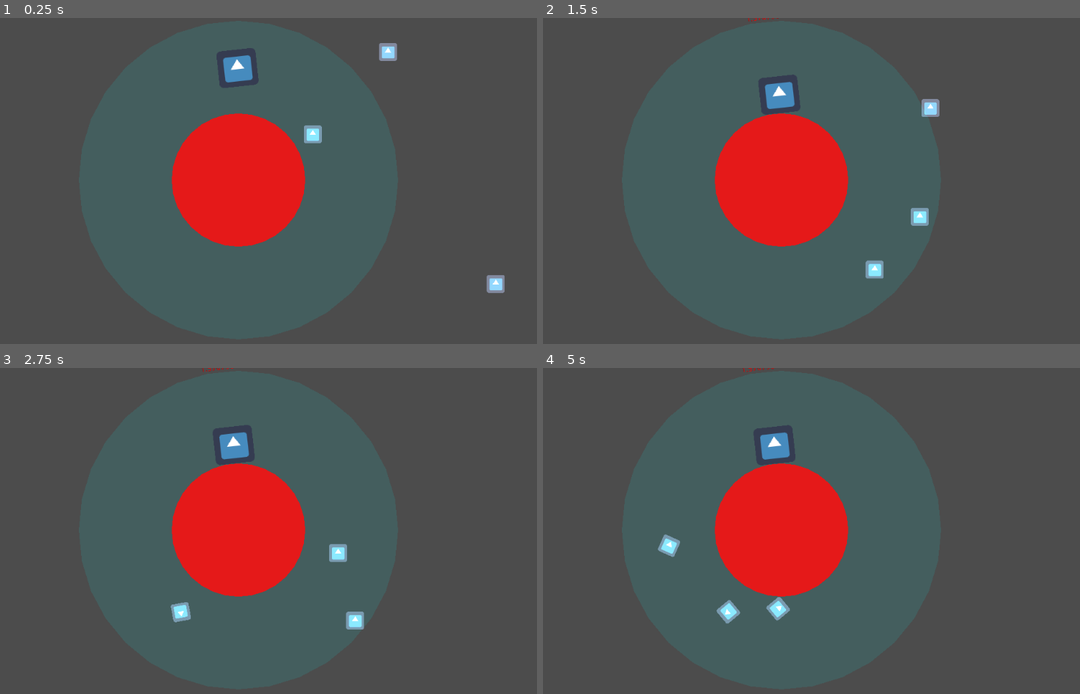
Above: before the commit, frames 1-4 (two rows, left to right).
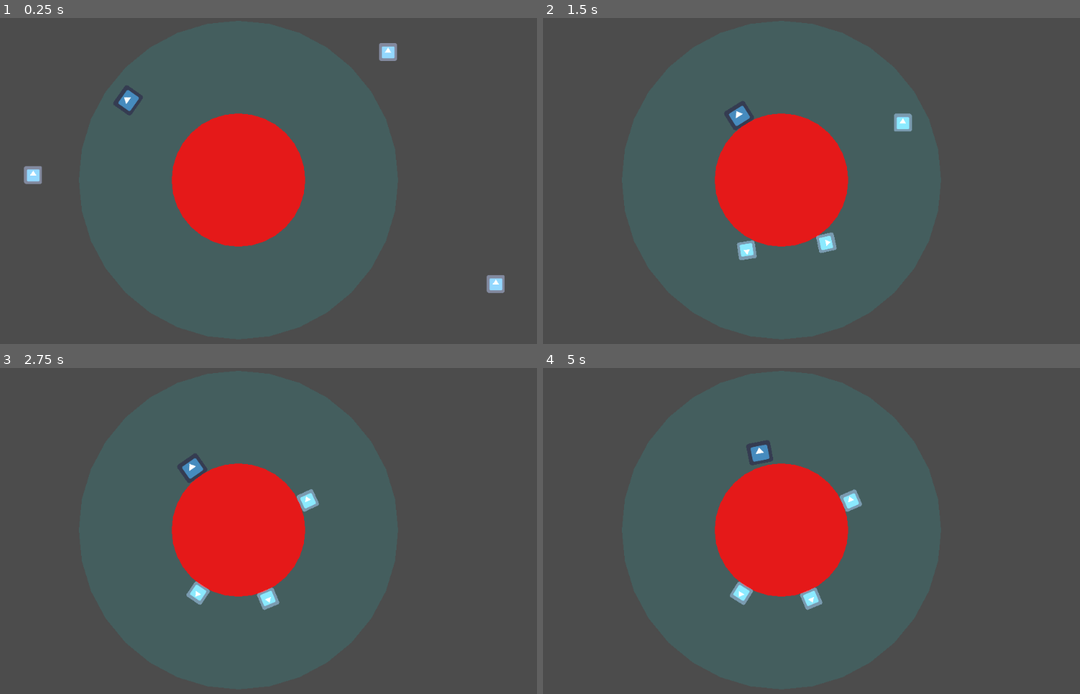
Above: after the commit, the same moments.

Repository: salveal/Astro-Rivals
Game: Godot game, scene res://scenes/main.tscn
Same seed, same stepped clock (60 frames per second), same inputs: the game is played once before the commit and once after it. The engine's default icon, where the game draws it, is replaced by a stand-in: a white triangle on a blue panel in a dark square.
Inputs:
- Up to frame 1 (0.25 s): no input
- Up to frame 2 (1.5 s): hold O (add_grav, bound only after the commit) 0.53-1.28 s; hold D (move_right, bound only after the commit) from 0.53 s (still down); tap W (jump, bound only after the commit) at 0.77, 1.07 s; tap P (low_grav, bound only after the commit) at 0.8, 1.35 s
- Up to frame 3 (2.75 s): tap W (jump, bound only after the commit) at 1.52, 1.55, 1.82, 2.1 s; release D (move_right, bound only after the commit) at 2.03 s; hold A (move_left, bound only after the commit) from 2.03 s (still down); hold O (add_grav, bound only after the commit) from 2.03 s (still down)
- Up to frame 4 (5 s): release A (move_left, bound only after the commit) at 2.78 s; release O (add_grav, bound only after the commit) at 2.78 s; hold D (move_right, bound only after the commit) 2.78-4.28 s; tap O (add_grav, bound only after the commit) at 2.85, 4.35 s; tap W (jump, bound only after the commit) at 3.02, 3.32, 3.77, 3.8, 4.07, 4.52, 4.82 s; tap P (low_grav, bound only after the commit) at 3.05 s; hold P (low_grav, bound only after the commit) 3.53-4.28 s; hold A (move_left, bound only after the commit) from 4.28 s (still down)

The runs differ from the first frame. In frame 1, 1.4% of the frame differs, in the area x 4-60%, y 9-51%; in frame 2, 2.2%; in frame 3, 2.2%, in the area x 31-68%, y 0-81%; in frame 4, 1.9%.

Commit message:
movimiento con gravedad del PJ

Diff:
--- a/AstroRivals/project.godot
+++ b/AstroRivals/project.godot
@@ -14,6 +14,38 @@
 run/main_scene="res://scenes/main.tscn"
 config/icon="res://icon.png"
 
+[input]
+
+move_left={
+"deadzone": 0.5,
+"events": [ Object(InputEventKey,"resource_local_to_scene":false,"resource_name":"","device":0,"alt":false,"shift":false,"control":false,"meta":false,"command":false,"pressed":false,"scancode":0,"physical_scancode":65,"unicode":0,"echo":false,"script":null)
+, Object(InputEventKey,"resource_local_to_scene":false,"resource_name":"","device":0,"alt":false,"shift":false,"control":false,"meta":false,"command":false,"pressed":false,"scancode":0,"physical_scancode":16777231,"unicode":0,"echo":false,"script":null)
+ ]
+}
+move_right={
+"deadzone": 0.5,
+"events": [ Object(InputEventKey,"resource_local_to_scene":false,"resource_name":"","device":0,"alt":false,"shift":false,"control":false,"meta":false,"command":false,"pressed":false,"scancode":68,"physical_scancode":0,"unicode":0,"echo":false,"script":null)
+, Object(InputEventKey,"resource_local_to_scene":false,"resource_name":"","device":0,"alt":false,"shift":false,"control":false,"meta":false,"command":false,"pressed":false,"scancode":0,"physical_scancode":16777233,"unicode":0,"echo":false,"script":null)
+ ]
+}
+jump={
+"deadzone": 0.5,
+"events": [ Object(InputEventKey,"resource_local_to_scene":false,"resource_name":"","device":0,"alt":false,"shift":false,"control":false,"meta":false,"command":false,"pressed":false,"scancode":87,"physical_scancode":0,"unicode":0,"echo":false,"script":null)
+, Object(InputEventKey,"resource_local_to_scene":false,"resource_name":"","device":0,"alt":false,"shift":false,"control":false,"meta":false,"command":false,"pressed":false,"scancode":16777232,"physical_scancode":0,"unicode":0,"echo":false,"script":null)
+, Object(InputEventKey,"resource_local_to_scene":false,"resource_name":"","device":0,"alt":false,"shift":false,"control":false,"meta":false,"command":false,"pressed":false,"scancode":32,"physical_scancode":0,"unicode":0,"echo":false,"script":null)
+ ]
+}
+add_grav={
+"deadzone": 0.5,
+"events": [ Object(InputEventKey,"resource_local_to_scene":false,"resource_name":"","device":0,"alt":false,"shift":false,"control":false,"meta":false,"command":false,"pressed":false,"scancode":79,"physical_scancode":0,"unicode":0,"echo":false,"script":null)
+ ]
+}
+low_grav={
+"deadzone": 0.5,
+"events": [ Object(InputEventKey,"resource_local_to_scene":false,"resource_name":"","device":0,"alt":false,"shift":false,"control":false,"meta":false,"command":false,"pressed":false,"scancode":80,"physical_scancode":0,"unicode":0,"echo":false,"script":null)
+ ]
+}
+
 [physics]
 
 common/enable_pause_aware_picking=true
--- a/AstroRivals/scenes/Gravity.gd
+++ b/AstroRivals/scenes/Gravity.gd
@@ -1,12 +1,16 @@
 extends Area2D
 
 onready var planet = get_parent()
-var GRAVITY_FORCE = 100
+var GRAVITY_FORCE = 200
+
 # Called when the node enters the scene tree for the first time.
 func _ready():
 	global_position = planet.global_position
 	gravity = GRAVITY_FORCE
 
 # Called every frame. 'delta' is the elapsed time since the previous frame.
-#func _process(delta):
-#	pass
+func _process(delta):
+	if Input.is_action_pressed("add_grav"):
+		gravity += 100
+	elif Input.is_action_pressed("low_grav"):
+		gravity -= 100
--- a/AstroRivals/scenes/Player.gd
+++ b/AstroRivals/scenes/Player.gd
@@ -1,22 +1,68 @@
 extends KinematicBody2D
-var SPEED = 150
-var ACCELERATION = 400
-var GRAVITY = 4000
+
+var GRAVITY = 5000
+var MAX_SPEED = 4000
+var JUMP = 2500
+
+onready var Planet = get_parent().get_node("Planet")
+
+var direction = 0
+var speed = Vector2()
 var velocity = Vector2()
-var grav_point = Vector2(506,303)
+var grav_point = Vector2()
 
 # Called when the node enters the scene tree for the first time.
 func _ready():
-	pass # Replace with function body.
+	grav_point = Planet.global_position
+
+func get_rotation_player(grav_vector):
+	var rotation = Vector2(0,1)
+	return rotation.angle_to(grav_vector)
+
+func apply_movement(speed, delta):
+	if Input.is_action_pressed("move_left"):
+		direction = -1
+	elif Input.is_action_pressed("move_right"):
+		direction = 1
+	else:
+		direction = 0
+
+	speed.x = MAX_SPEED * direction
+	speed.y += GRAVITY * delta
+
+	if is_on_floor() and Input.is_action_just_pressed("jump"):
+		speed.y = -2 * JUMP
+
+	return speed
 
 # Function called to move the player around the scene
 func _physics_process(delta):
-	var direction = grav_point - position
-	velocity = move_and_slide(velocity, direction, true, 5)
-	velocity = direction.normalized() * GRAVITY * delta
-	var rotation = position.angle_to(grav_point)
+	# obtiene los valores importantes para el calculo
+	var gravity_vector = (grav_point - position).normalized()
+	var rotation = get_rotation_player(gravity_vector)
+	move_and_slide(velocity, -gravity_vector)
 
+	# Comprueba si el jugador esta en el area de la gravedad
+	# para poder aplicarla o no
+	if is_in_area_gravity():
+		speed = apply_movement(speed, delta)
+
+	# Se generan las rotaciones de las velocidades y del personaje
+	velocity = Vector2(speed.x * delta, speed.y * delta)
+	velocity = velocity.rotated(rotation)
+	set_rotation(rotation)
+
+
+func is_in_area_gravity():
+	# Funcion que retornara un booleano dependiendo si el
+	# player se encuentra en el area de la gravedad del planeta
+	var radio = Planet.get_node("Gravity/CollisionShape2D").shape.radius
+	var distancia = position.distance_to(Planet.position)
+	return distancia < radio
 
 # Called every frame. 'delta' is the elapsed time since the previous frame.
 func _process(delta):
-	$pos.text = (str(get_floor_angle()))
+	if Input.is_action_pressed("add_grav"):
+		GRAVITY += 1000
+	elif Input.is_action_pressed("low_grav"):
+		GRAVITY -= 1000
--- a/AstroRivals/scenes/main.tscn
+++ b/AstroRivals/scenes/main.tscn
@@ -12,7 +12,7 @@
 blend_mode = 1
 
 [sub_resource type="RectangleShape2D" id=7]
-extents = Vector2( 34, 33 )
+extents = Vector2( 20.75, 18.75 )
 
 [sub_resource type="CircleShape2D" id=6]
 radius = 119.218
@@ -25,7 +25,7 @@
 script = ExtResource( 4 )
 
 [node name="BloqueRigid" type="RigidBody2D" parent="."]
-position = Vector2( 597, 196 )
+position = Vector2( 96, 268 )
 linear_velocity = Vector2( 180, 100 )
 
 [node name="CollisionShape2D" type="CollisionShape2D" parent="BloqueRigid"]
@@ -63,12 +63,11 @@
 texture = ExtResource( 1 )
 
 [node name="Player" type="KinematicBody2D" parent="."]
-position = Vector2( 502, 87 )
-rotation = -0.109956
+position = Vector2( 305, 159 )
 script = ExtResource( 2 )
 
 [node name="Sprite" type="Sprite" parent="Player"]
-scale = Vector2( 1.09375, 1.03125 )
+scale = Vector2( 0.671875, 0.609375 )
 texture = ExtResource( 1 )
 
 [node name="CollisionShape2D" type="CollisionShape2D" parent="Player"]
@@ -76,18 +75,10 @@
 shape = SubResource( 7 )
 
 [node name="pos" type="Label" parent="Player"]
-margin_left = -44.0
-margin_top = -147.0
-margin_right = 122.0
-margin_bottom = -91.0
-custom_colors/font_color = Color( 1, 0, 0, 1 )
-uppercase = true
-
-[node name="pos2" type="Label" parent="Player"]
-margin_left = -44.0
-margin_top = -147.0
-margin_right = 122.0
-margin_bottom = -91.0
+margin_left = -37.8213
+margin_top = -76.613
+margin_right = 128.179
+margin_bottom = -20.613
 custom_colors/font_color = Color( 1, 0, 0, 1 )
 uppercase = true
 
